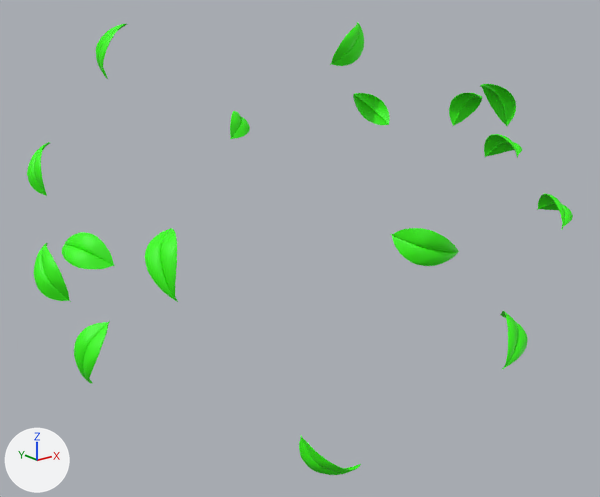
The glTF model public/Leaf.gltf: old version first, new version second.
Both versions are drawn from a 50 mm camera at (-21.1, -30.8, 11.5) aimed at (1.8, -2.3, 0.1). The axes (+X, +Y, +Z) are drawn at lower left. The lights are the same throughout. Where no turn or scale is listed for an object, it has been applied to the vertices.

Objects in the first picture: 'leaf', 'leaf.001', 'leaf.002', 'leaf.003', 'leaf.004', 'leaf.005', 'leaf.006', 'leaf.007', 'leaf.008', 'leaf.009', 'leaf.010', 'leaf.011', 'leaf.012', 'leaf.013', 'leaf.014', 'leaf.015'.
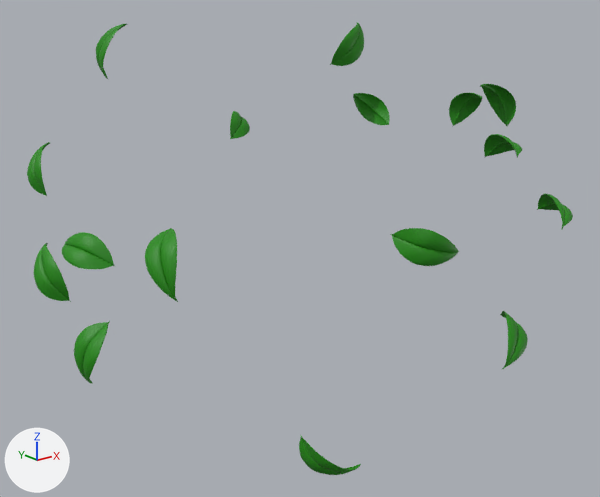
Commit message: leaf color change

Diff of the bpy script that builds the scene:
```diff
--- a/public/Leaf.gltf.py
+++ b/public/Leaf.gltf.py
@@ mat_standardsurface1 @@
 mat_standardsurface1 = principled_material('standardSurface1')
-mat_standardsurface1.base_color = (0.0381, 1.0, 0.0)  # green #37ff00
+mat_standardsurface1.base_color = (0.0129, 0.257, 0.0)  # green #1e8b00
 mat_standardsurface1.roughness = 0.553
```

Boxes [x1, y1, x2, y2] around the edits, measured in the pictures (600 x 497 px):
'leaf', recoloured
    both: [390, 228, 459, 266]
'leaf.001', recoloured
    both: [145, 228, 178, 302]
'leaf.004', recoloured
    both: [62, 232, 115, 269]
'leaf.012', recoloured
    both: [34, 243, 71, 302]
'leaf.009', recoloured
    both: [74, 321, 110, 383]
'leaf.013', recoloured
    both: [480, 84, 516, 126]
'leaf.015', recoloured
    both: [330, 22, 364, 66]
'leaf.005', recoloured
    both: [353, 93, 390, 125]
'leaf.008', recoloured
    both: [299, 434, 361, 475]
'leaf.010', recoloured
    both: [500, 311, 528, 369]
'leaf.003', recoloured
    both: [449, 93, 482, 126]
'leaf.002', recoloured
    both: [484, 134, 522, 158]
'leaf.006', recoloured
    both: [27, 142, 50, 196]
'leaf.011', recoloured
    both: [537, 194, 573, 230]
'leaf.014', recoloured
    both: [96, 24, 127, 79]
'leaf.007', recoloured
    both: [230, 111, 250, 139]
